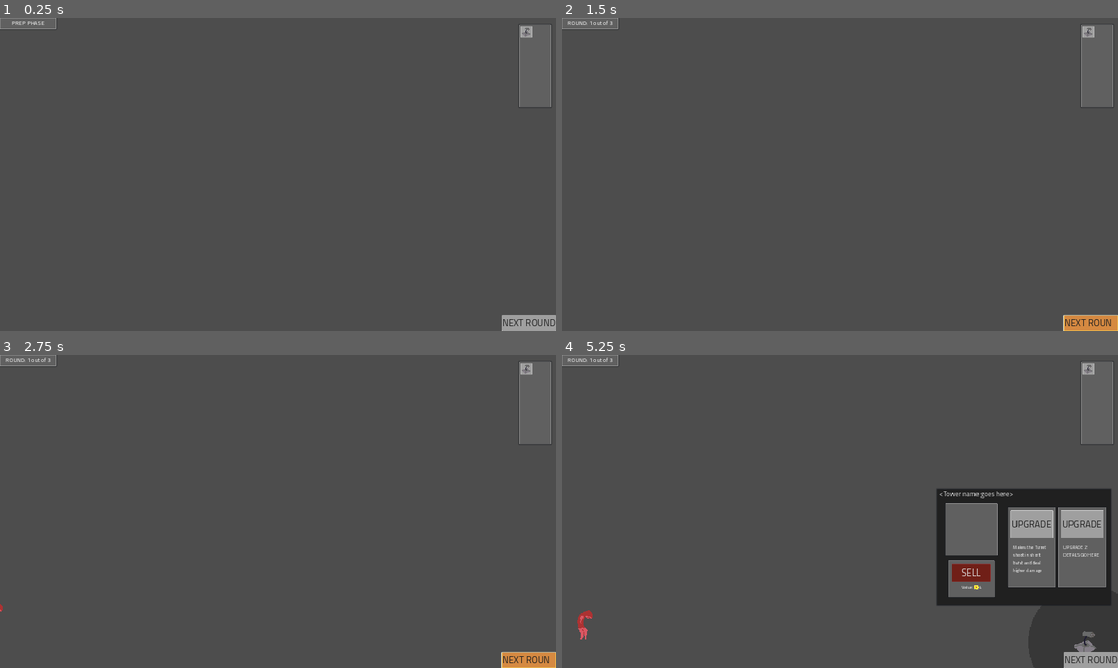
Above: before the commit, frames 1-4 (two rows, left to right).
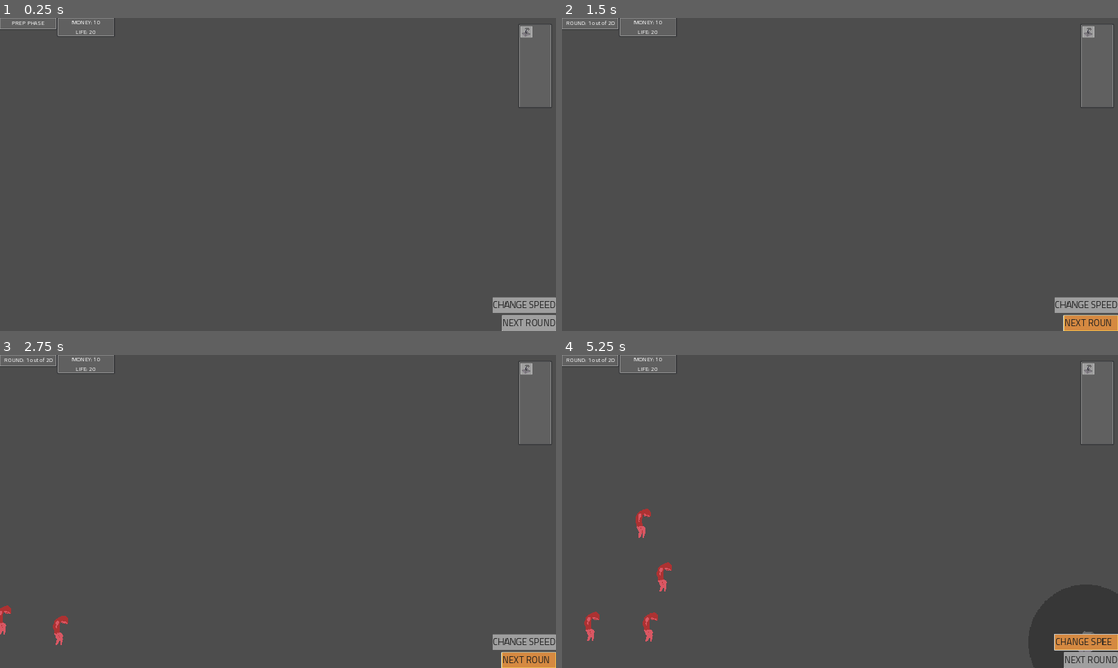
Above: after the commit, the same moments.

Repository: MindVisceral/BoneTD
Game: Godot game, scene res://Levels/Level1/Level1.tscn
The game is run twice, just before and just after one commit, with the same random seed, the same clock (stepped at 60 frames per second) and the same inputs. This scene is started directly instead of the project's main scene. The engine's default icon, where the game draws it, is replaced by a stand-in: a white triangle on a blue panel in a dark square.
Inputs (mouse positions are in pixels of both pictures, inside the frame that each line leads up to):
- Up to frame 1 (0.25 s): no input
- Up to frame 2 (1.5 s): click (1084, 305) at 0.5 s, where only the run after the commit has a clickable "CHANGE SPEED"; click "NEXT ROUND" at 1.25 s
- Up to frame 3 (2.75 s): click "NEXT ROUND" at 2 s
- Up to frame 4 (5.25 s): click (1090, 367) at 2.75 s; click (1090, 367) at 3.5 s; click (1084, 642) at 4.25 s, where only the run after the commit has a clickable "CHANGE SPEED"; click (1084, 642) at 5.02 s

The runs differ from the first frame. In frame 1, 0.7% of the frame differs, in the area x 10-100%, y 0-95%; in frame 2, 0.7%; in frame 3, 1.0%; in frame 4, 7.8%, in the area x 0-100%, y 0-95%.

Commit message:
Added base SpeedUp button, added Stats UI

Diff:
--- a/Entities/Towers/GunTurret/GunTurret.tscn
+++ b/Entities/Towers/GunTurret/GunTurret.tscn
@@ -13,6 +13,7 @@
 [node name="GunTurret" instance=ExtResource("1_5b2p6")]
 upgrade_1 = ExtResource("2_v6uwq")
 upgrade_1_details = "Makes the Turret shoot in short burst and deal higher damage"
+shot_delay = 0.6
 
 [node name="TowerRangeVisuals" parent="." index="0"]
 scale = Vector2(0.781875, 0.781875)
--- a/Globals.gd
+++ b/Globals.gd
@@ -26,10 +26,13 @@
 ##### Global signals
 ###-------------------------------------------------------------------------###
 
-## Fired whener the Player's amount of Money is changed.
+## Fired whenever the Player's amount of Money is changed.
 ## Used for buying Towers - can't buy without enough money.
 signal money_amount_changed
 
+## Fired whenever the Player's amount of Health is changed.
+## Used for Game Over and changing UI info
+signal health_amount_changed
 
 ###-------------------------------------------------------------------------###
 ##### Global level functions
@@ -39,6 +42,7 @@
 func lose_health(health_lost: int) -> void:
 	current_health -= health_lost
 
+	health_amount_changed.emit()
 	print("health remaining: ", current_health)
 
 	if current_health <= 0:
--- a/Levels/Level1/Level1.tscn
+++ b/Levels/Level1/Level1.tscn
@@ -1,6 +1,7 @@
-[gd_scene load_steps=12 format=3 uid="uid://iq4hunaccf0"]
+[gd_scene load_steps=13 format=3 uid="uid://iq4hunaccf0"]
 
 [ext_resource type="PackedScene" uid="uid://deff34inq0ldo" path="res://Levels/LevelStats.tscn" id="1_luyuo"]
+[ext_resource type="PackedScene" uid="uid://bi1x5umu2euqm" path="res://Resources/SpeedUp.tscn" id="2_0j0fm"]
 [ext_resource type="PackedScene" uid="uid://xau7xbcers41" path="res://Levels/RoundHandler.tscn" id="2_7b7bi"]
 [ext_resource type="Script" path="res://Resources/RoundSingleEnemyData.gd" id="3_33haa"]
 [ext_resource type="PackedScene" uid="uid://5q3j0jjqbwtm" path="res://Levels/Rounds/BaseRound.tscn" id="3_gmuuh"]
@@ -34,6 +35,12 @@
 
 [node name="Level1" type="Node2D"]
 
+[node name="LevelStats" parent="." instance=ExtResource("1_luyuo")]
+default_health = 20
+default_money = 10
+
+[node name="SpeedUp" parent="." instance=ExtResource("2_0j0fm")]
+
 [node name="RoundHandler" parent="." node_paths=PackedStringArray("path_reference", "nextRound_button") instance=ExtResource("2_7b7bi")]
 path_reference = NodePath("../MovementPath")
 nextRound_button = NodePath("../GUI/TemporaryGUI/next_round_button")
@@ -47,7 +54,56 @@
 [node name="Round3" parent="RoundHandler" instance=ExtResource("3_gmuuh")]
 enemy_resources = Array[ExtResource("3_33haa")]([SubResource("Resource_0sdhy")])
 
-[node name="LevelStats" parent="." instance=ExtResource("1_luyuo")]
+[node name="Round4" parent="RoundHandler" instance=ExtResource("3_gmuuh")]
+enemy_resources = Array[ExtResource("3_33haa")]([SubResource("Resource_0sdhy")])
+
+[node name="Round5" parent="RoundHandler" instance=ExtResource("3_gmuuh")]
+enemy_resources = Array[ExtResource("3_33haa")]([SubResource("Resource_0sdhy")])
+
+[node name="Round6" parent="RoundHandler" instance=ExtResource("3_gmuuh")]
+enemy_resources = Array[ExtResource("3_33haa")]([SubResource("Resource_0sdhy")])
+
+[node name="Round7" parent="RoundHandler" instance=ExtResource("3_gmuuh")]
+enemy_resources = Array[ExtResource("3_33haa")]([SubResource("Resource_0sdhy")])
+
+[node name="Round8" parent="RoundHandler" instance=ExtResource("3_gmuuh")]
+enemy_resources = Array[ExtResource("3_33haa")]([SubResource("Resource_0sdhy")])
+
+[node name="Round9" parent="RoundHandler" instance=ExtResource("3_gmuuh")]
+enemy_resources = Array[ExtResource("3_33haa")]([SubResource("Resource_0sdhy")])
+
+[node name="Round10" parent="RoundHandler" instance=ExtResource("3_gmuuh")]
+enemy_resources = Array[ExtResource("3_33haa")]([SubResource("Resource_0sdhy")])
+
+[node name="Round11" parent="RoundHandler" instance=ExtResource("3_gmuuh")]
+enemy_resources = Array[ExtResource("3_33haa")]([SubResource("Resource_0sdhy")])
+
+[node name="Round12" parent="RoundHandler" instance=ExtResource("3_gmuuh")]
+enemy_resources = Array[ExtResource("3_33haa")]([SubResource("Resource_0sdhy")])
+
+[node name="Round13" parent="RoundHandler" instance=ExtResource("3_gmuuh")]
+enemy_resources = Array[ExtResource("3_33haa")]([SubResource("Resource_0sdhy")])
+
+[node name="Round14" parent="RoundHandler" instance=ExtResource("3_gmuuh")]
+enemy_resources = Array[ExtResource("3_33haa")]([SubResource("Resource_0sdhy")])
+
+[node name="Round15" parent="RoundHandler" instance=ExtResource("3_gmuuh")]
+enemy_resources = Array[ExtResource("3_33haa")]([SubResource("Resource_0sdhy")])
+
+[node name="Round16" parent="RoundHandler" instance=ExtResource("3_gmuuh")]
+enemy_resources = Array[ExtResource("3_33haa")]([SubResource("Resource_0sdhy")])
+
+[node name="Round17" parent="RoundHandler" instance=ExtResource("3_gmuuh")]
+enemy_resources = Array[ExtResource("3_33haa")]([SubResource("Resource_0sdhy")])
+
+[node name="Round18" parent="RoundHandler" instance=ExtResource("3_gmuuh")]
+enemy_resources = Array[ExtResource("3_33haa")]([SubResource("Resource_0sdhy")])
+
+[node name="Round19" parent="RoundHandler" instance=ExtResource("3_gmuuh")]
+enemy_resources = Array[ExtResource("3_33haa")]([SubResource("Resource_0sdhy")])
+
+[node name="Round20" parent="RoundHandler" instance=ExtResource("3_gmuuh")]
+enemy_resources = Array[ExtResource("3_33haa")]([SubResource("Resource_0sdhy")])
 
 [node name="EnvironmentObstacles" type="Node2D" parent="."]
 
@@ -77,13 +133,16 @@
 size_flags_vertical = 4
 mouse_filter = 2
 
-[node name="InfoPanel" type="Panel" parent="GUI/TemporaryGUI"]
-layout_mode = 1
-offset_right = 194.0
-offset_bottom = 38.0
-mouse_filter = 2
-
-[node name="RoundTracker" type="RichTextLabel" parent="GUI/TemporaryGUI/InfoPanel"]
+[node name="RoundPanel" type="Panel" parent="GUI/TemporaryGUI"]
+layout_mode = 1
+anchors_preset = -1
+anchor_right = 0.101
+anchor_bottom = 0.035
+offset_right = 0.0799866
+offset_bottom = 0.200001
+mouse_filter = 2
+
+[node name="RoundTracker" type="RichTextLabel" parent="GUI/TemporaryGUI/RoundPanel"]
 unique_name_in_owner = true
 layout_mode = 1
 anchors_preset = 15
@@ -95,6 +154,33 @@
 theme_override_font_sizes/normal_font_size = 20
 bbcode_enabled = true
 text = "[center]PREP PHASE"
+fit_content = true
+shortcut_keys_enabled = false
+
+[node name="StatsPanel" type="Panel" parent="GUI/TemporaryGUI"]
+layout_mode = 1
+anchors_preset = -1
+anchor_left = 0.104
+anchor_right = 0.205
+anchor_bottom = 0.064
+offset_left = 0.319992
+offset_right = 0.399963
+offset_bottom = -7.12
+mouse_filter = 2
+
+[node name="StatsTracker" type="RichTextLabel" parent="GUI/TemporaryGUI/StatsPanel"]
+unique_name_in_owner = true
+layout_mode = 1
+anchors_preset = 15
+anchor_right = 1.0
+anchor_bottom = 1.0
+grow_horizontal = 2
+grow_vertical = 2
+mouse_filter = 2
+theme_override_font_sizes/normal_font_size = 20
+bbcode_enabled = true
+text = "[center]MONEY:
+[center]LIFE: "
 fit_content = true
 shortcut_keys_enabled = false
 
@@ -137,21 +223,37 @@
 shortcut_feedback = false
 shortcut_in_tooltip = false
 tower_handler = NodePath("../../../../../TowerHandler")
+tower_base_cost = 10
 
 [node name="next_round_button" type="Button" parent="GUI/TemporaryGUI"]
 layout_mode = 1
-anchors_preset = 3
-anchor_left = 1.0
-anchor_top = 1.0
+anchors_preset = -1
+anchor_left = 0.903
+anchor_top = 0.952
 anchor_right = 1.0
 anchor_bottom = 1.0
-offset_left = -112.0
-offset_top = -31.0
+offset_left = 74.2399
+offset_top = 20.84
 grow_horizontal = 0
 grow_vertical = 0
 action_mode = 0
 text = "NEXT ROUND
 "
+
+[node name="speed_up_button" type="Button" parent="GUI/TemporaryGUI"]
+layout_mode = 1
+anchors_preset = -1
+anchor_left = 0.886
+anchor_top = 0.894
+anchor_right = 1.0
+anchor_bottom = 0.943
+offset_left = 31.8799
+offset_top = 0.479919
+offset_bottom = -0.440002
+grow_horizontal = 0
+grow_vertical = 0
+action_mode = 0
+text = "CHANGE SPEED"
 
 [node name="SelectedTowerDraggableMenu" parent="GUI/TemporaryGUI" instance=ExtResource("8_gw4ds")]
 custom_minimum_size = Vector2(600, 400)
@@ -309,6 +411,7 @@
 bbcode_enabled = true
 text = "[center] This upgrade does Y"
 
+[connection signal="pressed" from="GUI/TemporaryGUI/speed_up_button" to="SpeedUp" method="change_time_scale"]
 [connection signal="pressed" from="GUI/TemporaryGUI/SelectedTowerDraggableMenu/SellPanelContainer/SellBackgroundPanel/SellButton" to="TowerHandler" method="_on_sell_pressed"]
 [connection signal="pressed" from="GUI/TemporaryGUI/SelectedTowerDraggableMenu/Upgrade1PanelContainer/Upgrade1BackgroundPanel/Upgrade1Button" to="TowerHandler" method="_on_upgrade1_pressed"]
 [connection signal="pressed" from="GUI/TemporaryGUI/SelectedTowerDraggableMenu/Upgrade2PanelContainer/Upgrade2BackgroundPanel/Upgrade2Button" to="TowerHandler" method="_on_upgrade2_pressed"]
--- a/Levels/RoundHandler.gd
+++ b/Levels/RoundHandler.gd
@@ -36,6 +36,11 @@
 ## We use this instead of _ready() to avoid bugs.
 func _ready() -> void:
 
+	## Connect the Global Money and Health signals.
+	## When one of these is fired, update Player's Stats UI
+	Globals.money_amount_changed.connect(update_stats_tracker)
+	Globals.health_amount_changed.connect(update_stats_tracker)
+
 	## Loop through all the children of this RoundHandler (they should all be BaseRounds)
 	## and add them to the 'rounds' Array
 	for child in self.get_children():
@@ -44,8 +49,10 @@
 
 
 	## Update the UI before we do anything.
+	## NOTE: The LevelStats Node must be higher in the hierarchy than this Node for this to work!
+	## NOTE: Because its _ready() function must be called first for the Globals Stats to be updated
 	update_round_tracker()
-
+	update_stats_tracker()
 
 
 	## Before anything happens, we listen for the nextRound_button to be pressed
@@ -87,3 +94,12 @@
 	if current_round > 0:
 		%RoundTracker.text = "[center]" + "ROUND: " + str(current_round) + \
 			" out of " + str(rounds.size())
+
+
+
+
+## Update the UI element that shows how much Money and Health the Player has left.
+## Money and Health are copuled here, but that shouldn't have much impact on performance.
+func update_stats_tracker() -> void:
+	%StatsTracker.text = "[p]" + "[center]" + "MONEY: " + str(Globals.current_money) + \
+		"[p]" + "[center]" + "LIFE: " + str(Globals.current_health)
--- a/Levels/TowerHandler.gd
+++ b/Levels/TowerHandler.gd
@@ -110,7 +110,7 @@
 
 
 ###-------------------------------------------------------------------------###
-##### Selected Tower Menu
+##### UI - Selected Tower Menu
 ###-------------------------------------------------------------------------###
 
 ## The SelectedTowerMenu depends on the new_tower_selected signal,
--- /dev/null
+++ b/Resources/SpeedUp.gd
@@ -0,0 +1,75 @@
+extends Node
+
+
+## THis Node/Script controls game speed.
+## This is extremly useful when Player wants to speed up the action when they have nothing to do.
+
+
+###-------------------------------------------------------------------------###
+##### Exported variables
+###-------------------------------------------------------------------------###
+
+## Default time_scale. Should always be set to 1.0
+@export var default_time_scale: float = 1.0
+
+## The target time_scale. When time is sped up, this is the time_scale we're aiming for.
+@export_range(0.05, 1.0, 0.05) var target_time_scale: float = 5.0
+
+## Time (in seconds) it takes for the time_scale to reach the lower/upper limit;
+@export_range(0.05, 1.0, 0.05) var time_until_limit: float = 0.3
+
+
+###-------------------------------------------------------------------------###
+##### Regular variables
+###-------------------------------------------------------------------------###
+
+## Current time_scale, set to be the same as default_time_scale on _ready().
+var time_scale: float = 1.0
+
+## We only need one Tween; If we made a new one on every time, they would interfere with each other
+var time_tween: Tween
+
+
+###-------------------------------------------------------------------------###
+##### Setup
+###-------------------------------------------------------------------------###
+
+func _ready() -> void:
+	time_scale = default_time_scale
+
+
+
+###-------------------------------------------------------------------------###
+##### Core function
+###-------------------------------------------------------------------------###
+
+## Function called when the Player wants to speed up the game.
+## NOTE: Connected with the right button through the Editor
+func change_time_scale() -> void:
+
+	## If time_scale is about equal to default_time_scale time, we tween to target_time_scale
+	if time_scale >= (default_time_scale - 0.05):
+
+		## And now we may apply the new time scale.
+		time_tween = get_tree().create_tween()
+
+		## We must make sure the Tween's time works in real time
+		## and isn't affected by the time_scale changing.
+		time_tween.set_speed_scale(1.0 / time_scale)
+
+		time_tween.tween_property(Engine, "time_scale", target_time_scale, time_until_limit)
+		time_tween.tween_property(AudioServer, "playback_speed_scale", \
+			target_time_scale, time_until_limit)
+
+
+	## Otherwise, we tween back to default_time_scale time.
+	else:
+
+		## And now we may apply the new time scale.
+		time_tween = get_tree().create_tween()
+
+		time_tween.set_speed_scale(1.0 / time_scale)
+
+		time_tween.tween_property(Engine, "time_scale", default_time_scale, time_until_limit)
+		time_tween.tween_property(AudioServer, "playback_speed_scale", \
+			default_time_scale, time_until_limit)
--- /dev/null
+++ b/Resources/SpeedUp.tscn
@@ -0,0 +1,6 @@
+[gd_scene load_steps=2 format=3 uid="uid://bi1x5umu2euqm"]
+
+[ext_resource type="Script" path="res://Resources/SpeedUp.gd" id="1_s1tk7"]
+
+[node name="SpeedUp" type="Node"]
+script = ExtResource("1_s1tk7")
